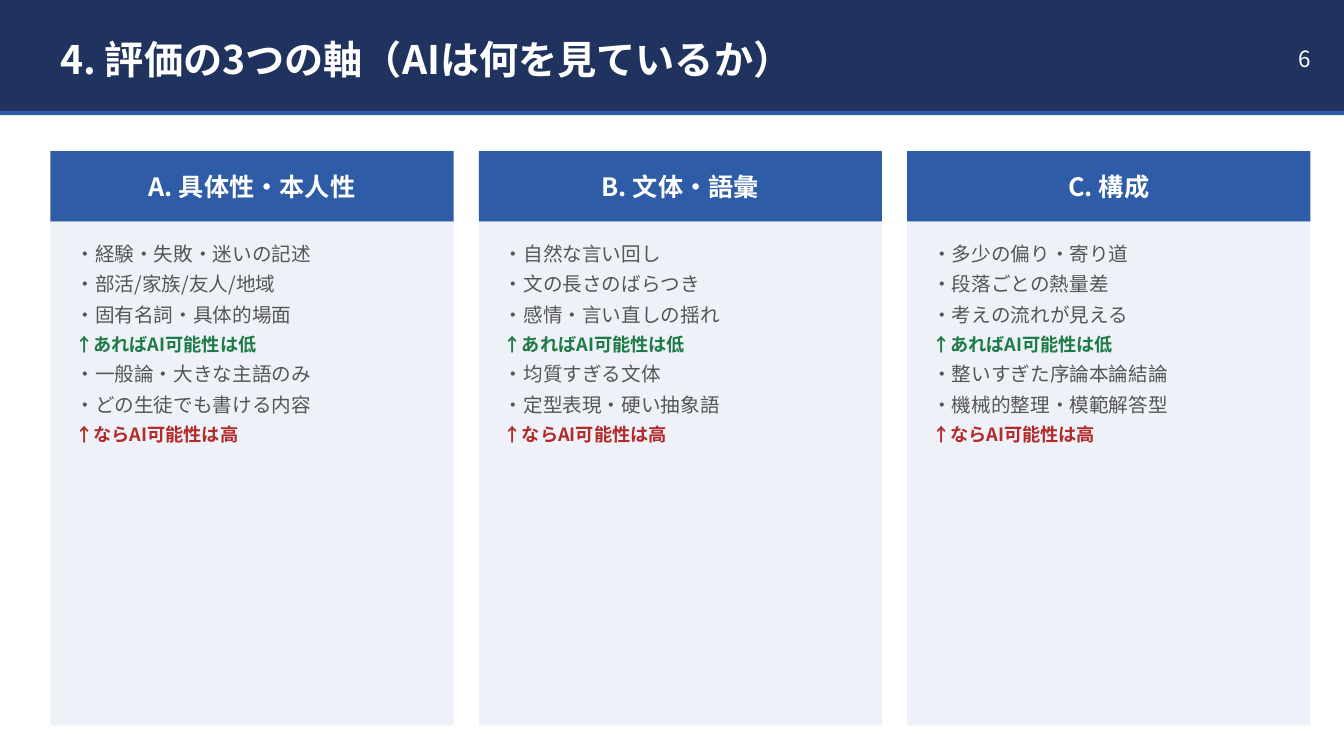
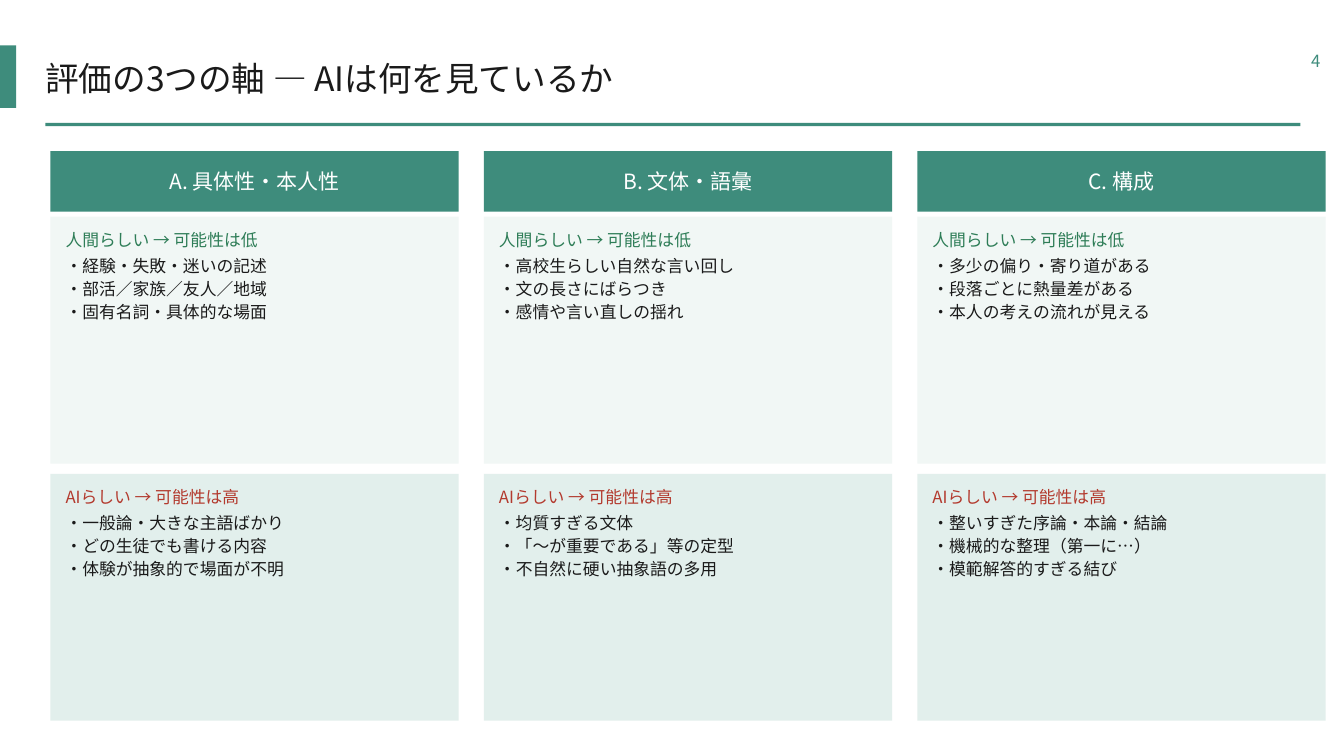
Before and after one commit to mayuyotsuya69-bit/stunning-guacamole, a slide deck: slide 4 of AI関与スコア_算出方法_説明資料.pptx (slide 6 before the commit). Drawn at 1344x756 pixels with LibreOffice and Linux fonts; fonts in the diff are those of the drawing. Boxes give left, top, right and bottom in pixels: in the first picture for what was removed or moved away, otherwise in the second. Text is boxed around its words. In the diff, an @@ line names an element or a change of style, - is before the commit and + after.

```diff
--- a/AI関与スコア_算出方法_説明資料.pptx
+++ b/AI関与スコア_算出方法_説明資料.pptx
@@ rectangle removed at box(0, 0, 1344, 111) @@
@@ rectangle added at box(0, 45, 16, 108), fill #3E8C7C @@
@@ text removed at box(1298, 50, 1310, 68) @@
-6
@@ text added at box(1311, 54, 1320, 67), 12 pt, text #3E8C7C @@
+4
@@ text at box(45, 62, 613, 94): text changed; size 28 to 24 pt; text colour #FFFFFF to #1A1A1A; bold off @@
-4. 評価の3つの軸（AIは何を見ているか）
+評価の3つの軸 — AIは何を見ているか
@@ fill #2E5CA6 to #3E8C7C in 4 elements at box(50, 151, 459, 212), box(484, 151, 892, 212), box(918, 151, 1326, 212), box(45, 123, 1301, 126) @@
@@ rectangle: place and size @@
-rectangle at box(0, 111, 1344, 115)
+rectangle at box(45, 123, 1301, 126)
@@ rectangle: place and size @@
-rectangle at box(50, 151, 454, 222)
+rectangle at box(50, 151, 459, 212)
@@ rectangle: place and size @@
-rectangle at box(479, 151, 882, 222)
+rectangle at box(484, 151, 892, 212)
@@ size 18 to 15 pt, bold off; more space between paragraphs in 3 elements at box(169, 171, 340, 191), box(623, 171, 753, 191), box(1088, 171, 1154, 191) @@
@@ text "C. 構成": place and size @@
-text "C. 構成" at box(1068, 174, 1149, 198)
+text "C. 構成" at box(1088, 171, 1154, 191)
@@ rectangle: place and size @@
-rectangle at box(907, 151, 1311, 222)
+rectangle at box(918, 151, 1326, 212)
@@ rectangle removed at box(50, 222, 454, 726) @@
@@ rectangle added at box(50, 217, 459, 464), fill #F1F7F5 @@
@@ text at box(66, 232, 258, 248): paragraph added @@
+人間らしい → 可能性は低
@@ text "人間らしい → 可能性は低": place and size @@
-text "人間らしい → 可能性は低" at box(75, 244, 311, 443)
+text "人間らしい → 可能性は低" at box(66, 232, 267, 320)
@@ rectangle removed at box(479, 222, 882, 726) @@
@@ rectangle added at box(484, 217, 892, 464), fill #F1F7F5 @@
@@ text at box(499, 232, 734, 320): text changed; size 14 to 12 pt; text colour #555555 to #1A1A1A @@
-・自然な言い回し
-・文の長さのばらつき
-・感情・言い直しの揺れ
-↑あればAI可能性は低
-・均質すぎる文体
-・定型表現・硬い抽象語
-↑ならAI可能性は高
+人間らしい → 可能性は低
+・高校生らしい自然な言い回し
+・文の長さにばらつき
+・感情や言い直しの揺れ
@@ rectangle removed at box(907, 222, 1311, 726) @@
@@ rectangle added at box(918, 217, 1326, 464), fill #F1F7F5 @@
@@ text at box(932, 232, 1150, 320): text changed; size 14 to 12 pt; text colour #555555 to #1A1A1A @@
-・多少の偏り・寄り道
-・段落ごとの熱量差
-・考えの流れが見える
-↑あればAI可能性は低
-・整いすぎた序論本論結論
-・機械的整理・模範解答型
-↑ならAI可能性は高
+人間らしい → 可能性は低
+・多少の偏り・寄り道がある
+・段落ごとに熱量差がある
+・本人の考えの流れが見える
@@ text at box(66, 258, 267, 274): size 14 to 12 pt, text colour #555555 to #1A1A1A in "・経験・失敗・迷いの記述"; less space between paragraphs @@
@@ text at box(66, 281, 267, 320): text changed; size 14 to 12 pt; text colour #555555 to #1A1A1A @@
-・部活/家族/友人/地域
-・固有名詞・具体的場面
-↑あればAI可能性は低
-・一般論・大きな主語のみ
-・どの生徒でも書ける内容
-↑ならAI可能性は高
+・部活／家族／友人／地域
+・固有名詞・具体的な場面
@@ rectangle added at box(50, 474, 459, 721), fill #E2EFEC @@
@@ rectangle added at box(484, 474, 892, 721), fill #E2EFEC @@
@@ rectangle added at box(918, 474, 1326, 721), fill #E2EFEC @@
@@ text added at box(66, 489, 284, 577), 12 pt, text #1A1A1A @@
+AIらしい → 可能性は高
+・一般論・大きな主語ばかり
+・どの生徒でも書ける内容
+・体験が抽象的で場面が不明
@@ text added at box(499, 489, 734, 577), 12 pt, text #1A1A1A @@
+AIらしい → 可能性は高
+・均質すぎる文体
+・「〜が重要である」等の定型
+・不自然に硬い抽象語の多用
@@ text added at box(932, 489, 1167, 577), 12 pt, text #1A1A1A @@
+AIらしい → 可能性は高
+・整いすぎた序論・本論・結論
+・機械的な整理（第一に…）
+・模範解答的すぎる結び
```
Also in this commit, not shown: 5 other slides changed, 4 slides removed, 3 other files.
